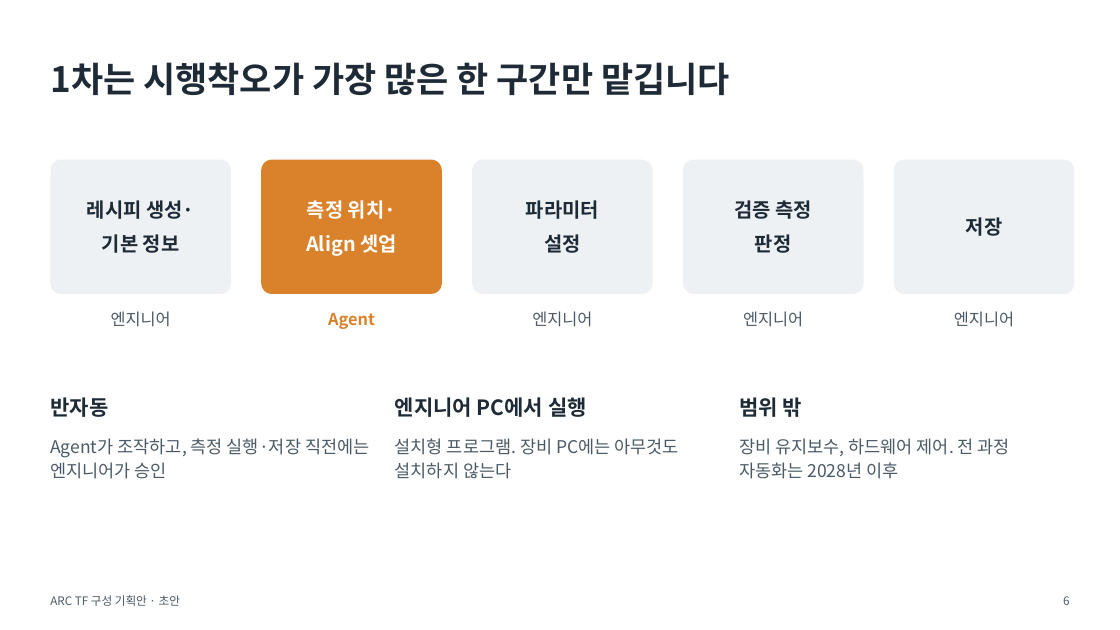
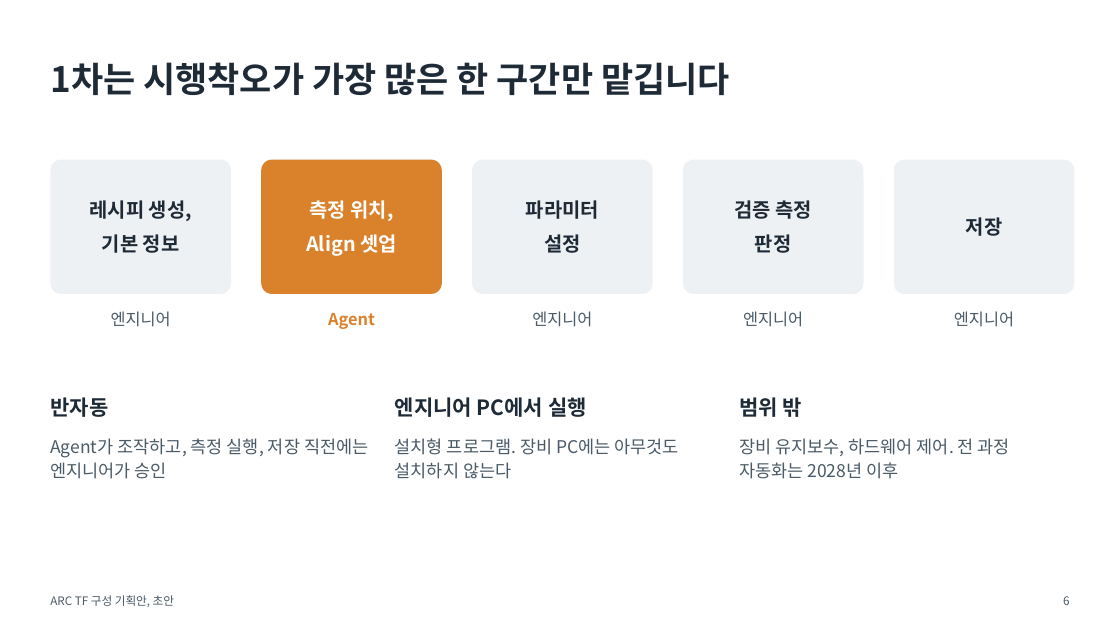
Before and after one commit to DarrenKoi/pm_notes, a slide deck: slide 6 of my-task/arc-tf/deliverables/arc-tf-proposal.pptx. Drawn at 1120x630 pixels with LibreOffice and Linux fonts; fonts in the diff are those of the drawing. Boxes give left, top, right and bottom in pixels: in the first picture for what was removed or moved away, otherwise in the second. Text is boxed around its words. In the diff, an @@ line names an element or a change of style, - is before the commit and + after.

```diff
--- a/my-task/arc-tf/deliverables/arc-tf-proposal.pptx
+++ b/my-task/arc-tf/deliverables/arc-tf-proposal.pptx
@@ text at <box>89,200,192,221</box>: text changed @@
-레시피 생성·
+레시피 생성,
@@ text at <box>309,200,394,221</box>: text changed @@
-측정 위치·
+측정 위치,
@@ text at <box>50,438,368,479</box>: text changed @@
-Agent가 조작하고, 측정 실행·저장 직전에는 엔지니어가 승인
+Agent가 조작하고, 측정 실행, 저장 직전에는 엔지니어가 승인
@@ text at <box>50,595,174,607</box>: text changed @@
-ARC TF 구성 기획안 · 초안
+ARC TF 구성 기획안, 초안
```
Also in this commit, not shown: 9 other slides changed, 28 other files.
